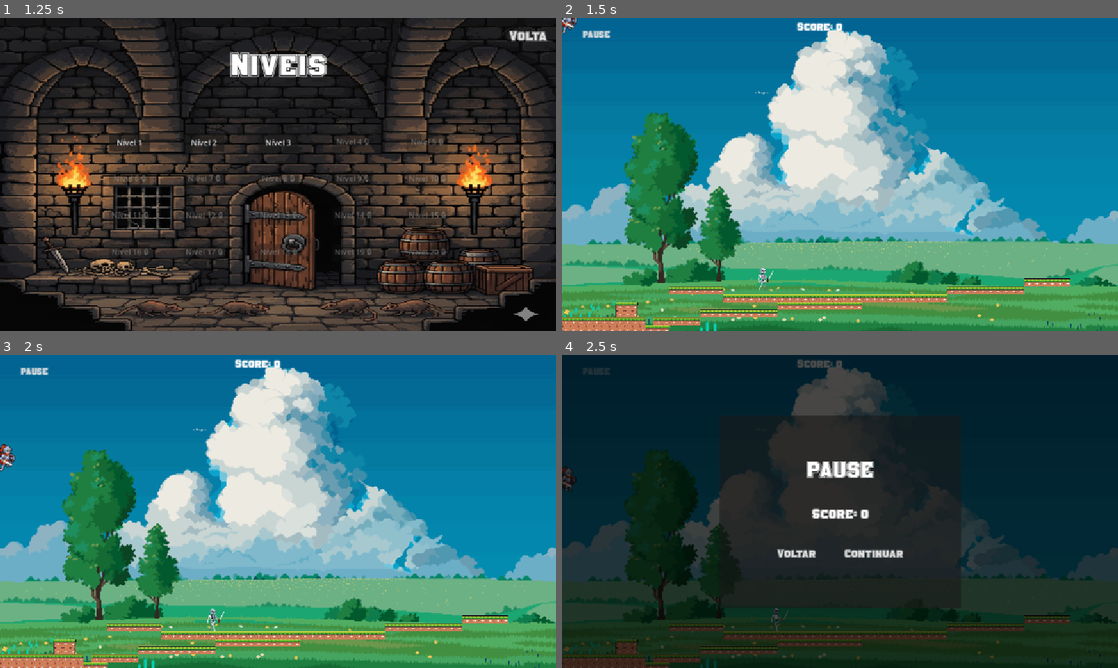
Above: before the commit, frames 1-4 (two rows, left to right).
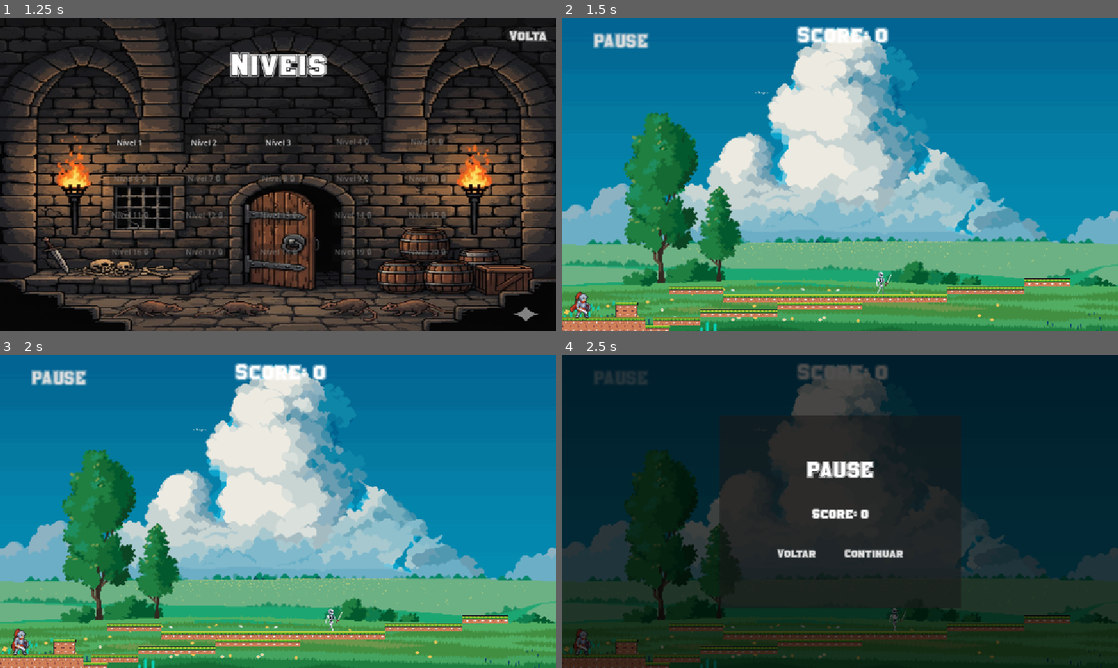
Above: after the commit, the same moments.

Repository: project-godot/project_godot_group10
Game: Godot game, scene res://main/MainMenu.tscn
Same seed, same stepped clock (60 frames per second), same inputs: the game is played once before the commit and once after it.
Inputs:
- Up to frame 1 (1.25 s): click "Jogar" at 0.5 s
- Up to frame 2 (1.5 s): click "Nível 1" at 1.25 s
- Up to frame 3 (2 s): no input
- Up to frame 4 (2.5 s): click "PAUSE" at 2 s

Frame 1 is identical in both runs. In frame 2, 1.7% of the frame differs, in the area x 0-60%, y 0-96%; in frame 3, 1.8%, in the area x 0-62%, y 1-96%; in frame 4, 1.1%.

Commit message:
adjusted every things

Diff:
--- a/entities/Player/player.gd
+++ b/entities/Player/player.gd
@@ -72,3 +72,11 @@
 	get_tree().paused = true
 	var pause_menu = preload("res://levels/PauseMenu.tscn").instantiate()
 	get_tree().current_scene.add_child(pause_menu)
+
+func take_damage(damage: int):
+	print("Jogador recebeu ", damage, " de dano!")
+	# Aqui você pode implementar seu sistema de vida
+	# Por exemplo:
+	# health -= damage
+	# if health <= 0:
+	#     die()
--- a/entities/enemies/skeleton/enemies.gd
+++ b/entities/enemies/skeleton/enemies.gd
@@ -1,6 +1,6 @@
 extends CharacterBody2D
 
-enum State { PATROL, CHASE, ATTACK }
+enum State { PATROL, CHASE, ATTACK, DEAD }
 
 @onready var animated_sprite = $AnimatedSprite2D
 @onready var detection_area = $DetectionArea
@@ -11,6 +11,9 @@
 const SPEED = 50.0
 const ATTACK_RANGE = 40.0
 const PATROL_DISTANCE = 50.0
+const MAX_HEALTH = 3
+const ATTACK_DAMAGE = 1
+
 var direction_x = 1
 var player_node = null
 var current_state = State.PATROL
@@ -18,18 +21,38 @@
 var left_limit: float
 var right_limit: float
 var attack_can_start = true
+var health = MAX_HEALTH
+var is_attacking = false
+var attack_cooldown_timer = 0.0
+var last_attack_time = 0.0
+const ATTACK_COOLDOWN = 1.0  # 2 segundos entre ataques
 
 func _ready():
 	start_position = position
 	left_limit = start_position.x - PATROL_DISTANCE
 	right_limit = start_position.x + PATROL_DISTANCE
 
+	# Conectar sinais
 	detection_area.body_entered.connect(_on_detection_area_body_entered)
 	detection_area.body_exited.connect(_on_detection_area_body_exited)
+	attack_timer.timeout.connect(_on_attack_timer_timeout)
+
+	# Debug removido para limpar console
 
 func _physics_process(delta):
+	if current_state == State.DEAD:
+		return
+
 	if not is_on_floor():
 		velocity.y += 980 * delta
+
+	# Atualizar cooldown
+	if attack_cooldown_timer > 0:
+		attack_cooldown_timer -= delta
+
+	# Verificação manual de detecção do jogador (backup)
+	if current_state == State.PATROL:
+		check_for_player_manually()
 
 	match current_state:
 		State.PATROL:
@@ -54,24 +77,42 @@
 	animated_sprite.play("walk")
 	velocity.x = direction_x * SPEED
 
+	# Debug: mostrar estado de patrulha
+	if int(position.x) % 100 == 0:  # Print a cada 100 pixels
+		print("PATRULHA - Posição: ", position.x, " - Limites: ", left_limit, " a ", right_limit)
+
 func chase_state(_delta):
-	if player_node:
+	if player_node and is_instance_valid(player_node):
 		var distance_to_player = position.distance_to(player_node.position)
-		if distance_to_player < ATTACK_RANGE and attack_can_start:
-			current_state = State.ATTACK
-			attack_can_start = false
+
+		# Se o jogador está muito longe, parar perseguição
+		if distance_to_player > 300:
+			current_state = State.PATROL
+			player_node = null
 			return
 
+		# Se está no alcance de ataque e pode atacar
+		if distance_to_player < ATTACK_RANGE and not is_attacking and attack_cooldown_timer <= 0:
+			print("⚔️ Atacando jogador!")
+
+			# Causar dano UMA VEZ
+			if player_node.has_method("take_damage"):
+				player_node.take_damage(ATTACK_DAMAGE)
+				print("💥 ATAQUE EXECUTADO! Dano causado ao jogador")
+
+			# Iniciar ataque
+			current_state = State.ATTACK
+			is_attacking = true
+			attack_cooldown_timer = ATTACK_COOLDOWN
+			attack_timer.start()
+			return
+
+		# Perseguir o jogador
 		var target_direction = sign(player_node.position.x - position.x)
-
-		if player_node.position.x >= left_limit and player_node.position.x <= right_limit:
-			direction_x = target_direction
-			animated_sprite.flip_h = direction_x < 0
-			velocity.x = direction_x * SPEED
-			animated_sprite.play("walk")
-		else:
-			current_state = State.PATROL
-			animated_sprite.play("idle")
+		direction_x = target_direction
+		animated_sprite.flip_h = direction_x < 0
+		velocity.x = direction_x * SPEED
+		animated_sprite.play("walk")
 	else:
 		current_state = State.PATROL
 		animated_sprite.play("idle")
@@ -79,15 +120,78 @@
 func attack_state(_delta):
 	velocity.x = 0
 	animated_sprite.play("attack")
-	attack_timer.start()
-	current_state = State.CHASE
+	# O timer vai voltar para o estado de perseguição
 
 func _on_detection_area_body_entered(body):
+	print("DETECÇÃO: ", body.name, " - Grupos: ", body.get_groups())
+
+	# Ignorar inimigos, terreno e outros objetos que não são jogador
+	if body.is_in_group("enemies") or body.is_in_group("terrain") or body == self:
+		print("Ignorando: ", body.name)
+		return
+
 	if body.is_in_group("player"):
+		print("✅ JOGADOR DETECTADO! Mudando para perseguição")
 		player_node = body
 		current_state = State.CHASE
+	else:
+		print("❌ Objeto não é jogador: ", body.name)
 
 func _on_detection_area_body_exited(body):
 	if body == player_node:
 		player_node = null
 		current_state = State.PATROL
+		is_attacking = false
+
+func _on_attack_timer_timeout():
+	# Volta para perseguição após o ataque
+	is_attacking = false
+
+	# Verificar se o jogador ainda está próximo
+	if player_node and is_instance_valid(player_node):
+		var distance_to_player = position.distance_to(player_node.position)
+		if distance_to_player < 200:
+			current_state = State.CHASE
+		else:
+			current_state = State.PATROL
+	else:
+		current_state = State.PATROL
+
+func take_damage(damage: int):
+	health -= damage
+	print("Inimigo recebeu ", damage, " de dano. Vida restante: ", health)
+
+	if health <= 0:
+		die()
+	else:
+		# Animação de dano (se tiver)
+		animated_sprite.play("hurt")
+
+func die():
+	current_state = State.DEAD
+	animated_sprite.play("die")
+	# Desabilitar colisão
+	set_collision_layer_value(1, false)
+	set_collision_mask_value(1, false)
+
+	# Remover após um tempo
+	await get_tree().create_timer(2.0).timeout
+	queue_free()
+
+func _on_attack_area_body_entered(body):
+	# Esta função pode ser usada para detectar quando o jogador entra na área de ataque
+	# Útil para ataques com área específica
+	pass
+
+func check_for_player_manually():
+	# Buscar o jogador na cena manualmente
+	var players = get_tree().get_nodes_in_group("player")
+	if players.size() > 0:
+		var player = players[0]
+		var distance = position.distance_to(player.position)
+
+		# Se o jogador está próximo (raio de 150 pixels)
+		if distance < 150:
+			print("🔍 DETECÇÃO MANUAL: Jogador encontrado a ", distance, " pixels")
+			player_node = player
+			current_state = State.CHASE
--- a/levels/PauseButton.tscn
+++ b/levels/PauseButton.tscn
@@ -11,6 +11,7 @@
 offset_top = 20.0
 offset_right = 120.0
 offset_bottom = 50.0
+scale = Vector2(2, 2)
 focus_mode = 0
 theme_override_fonts/font = ExtResource("1_tdek3")
 theme_override_font_sizes/font_size = 20
--- a/levels/ScoreDisplay.tscn
+++ b/levels/ScoreDisplay.tscn
@@ -14,6 +14,7 @@
 offset_right = 90.0
 offset_bottom = 40.0
 grow_horizontal = 2
+scale = Vector2(2, 2)
 theme_override_fonts/font = ExtResource("2_font")
 theme_override_font_sizes/font_size = 24
 text = "Score: 0"
--- a/levels/level1.tscn
+++ b/levels/level1.tscn
@@ -92,6 +92,7 @@
 region_rect = Rect2(0, 0, 4608, 324)
 
 [node name="Player" parent="." instance=ExtResource("1_k42x3")]
+position = Vector2(41, 589)
 
 [node name="Enemies" parent="." instance=ExtResource("3_yydhl")]
-position = Vector2(410, 516)
+position = Vector2(655, 538)
--- a/levels/level3.tscn
+++ b/levels/level3.tscn
@@ -57,6 +57,7 @@
 [ext_resource type="Texture2D" uid="uid://wsbxhg81arwy" path="res://assets/sprites/terrain/level3/lava/lava_tile8.png" id="55_jfcl3"]
 [ext_resource type="Texture2D" uid="uid://cdgqbe5o0xsf3" path="res://assets/sprites/terrain/level3/lava/lava_tile9.png" id="56_pcrs2"]
 [ext_resource type="Texture2D" uid="uid://dp3qk1gv1yirj" path="res://assets/sprites/terrain/level3/lava/lava_tile10.png" id="57_ybuo5"]
+[ext_resource type="PackedScene" uid="uid://brwre3tdq32m0" path="res://entities/enemies/skeleton/enemies.tscn" id="58_uidrn"]
 
 [sub_resource type="RectangleShape2D" id="RectangleShape2D_lxyii"]
 size = Vector2(20, 655)
@@ -596,7 +597,7 @@
 region_rect = Rect2(0, 0, 7680, 540)
 
 [node name="Player" parent="." instance=ExtResource("7_rhrgi")]
-position = Vector2(88, 48)
+position = Vector2(38, 573)
 
 [node name="StaticBody2D" type="StaticBody2D" parent="."]
 
@@ -612,3 +613,12 @@
 tile_map_data = PackedByteArray("AAAAACcAHAAAAAAAAAAAAAkAAAAAAAAAAAABAAkAAQAAAAAAAAACAAkAAQAAAAAAAAADAAkAAQAAAAAAAAAEAA …(864 unchanged characters)…
 tile_set = SubResource("TileSet_p76xp")
 rendering_quadrant_size = 64
+
+[node name="Enemies" parent="." instance=ExtResource("58_uidrn")]
+position = Vector2(884, 506)
+
+[node name="Enemies2" parent="." instance=ExtResource("58_uidrn")]
+position = Vector2(1630, 441)
+
+[node name="Enemies3" parent="." instance=ExtResource("58_uidrn")]
+position = Vector2(424, 507)
Binary file removed: levels/Layer_0000_9.png
Not shown, removed: levels/Layer_0000_9.png.import
Not shown: 1 places in levels/level3.tscn that only renumber resources
